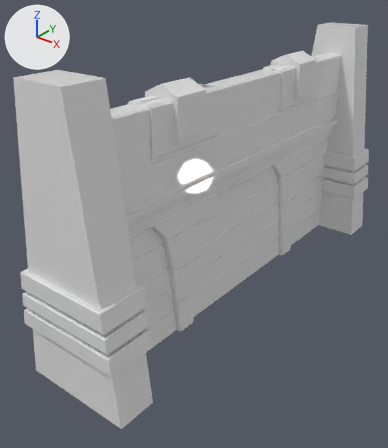
Two versions of the OBJ model Assets/KoboldKare/Models/City/CityWall.obj, one commit apart.
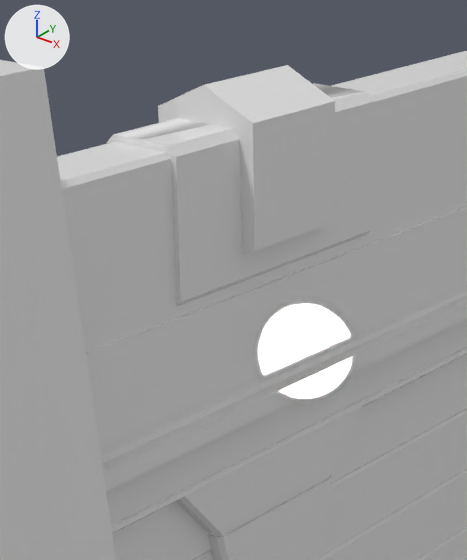
The first picture shows the older version from a 50 mm lens placed at (4.0, -6.02, 4.49), pointed at (-0.3, -0.64, 1.16). The close-ups show both versions on the part from 23% to 65% of the width and 12% to 55% of the height of that picture; other places that the commit changed are outside them. Arrows for +X, +Y and +Z are at upper left; the lights stay in place. Where no turn or scale is listed for an object, it has been applied to the vertices.

Names of what the first close-up shows: 'CityWall'.
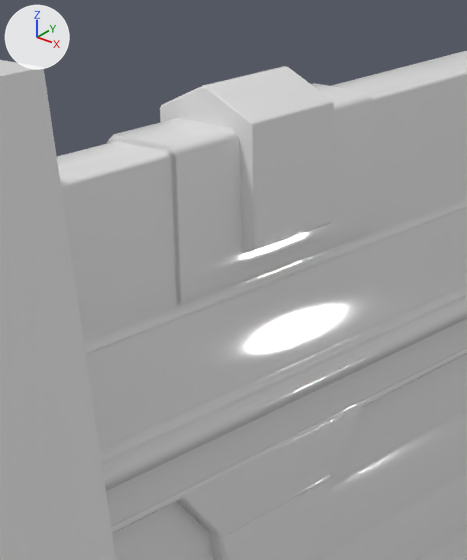
Boxes (x1, y1, x2, y2) around the edits, measured in the close-ups (467 x 560 px):
'CityWall', surface changed, reshaped
    both: (0, 51, 467, 560)
part 1 of me_citywall, rebuilt
    before: (158, 65, 335, 254)
    after: (160, 66, 334, 253)

Patch to the scene script:
```diff
--- a/Assets/KoboldKare/Models/City/CityWall.obj.py
+++ b/Assets/KoboldKare/Models/City/CityWall.obj.py
@@ mat_none @@
 mat_none.base_color = (0.8, 0.8, 0.8)  # white #e7e7e7
-mat_none.roughness = 0.0
+mat_none.roughness = 0.0513
@@ me_citywall @@
 # used by ob_citywall; location = (0.0, 0.0, 0.0)
-me_citywall.from_pydata(...)  # 893 vertices, 1338 faces; spans x -0.74..0.74, y -3.25..3.24, z 0.0..3.57
+me_citywall.from_pydata(...)  # 1365 vertices, 1286 faces; spans x -0.74..0.74, y -3.25..3.24, z 0.0..3.57
+# me_citywall part 1: the loose piece of 12 vertices spanning x -0.24..0.24, y -1.6..-1.1, z 2.62..3.31 is rebuilt with 40 vertices and now spans x -0.24..0.24, y -1.6..-1.1, z 2.62..3.3
+# me_citywall part 2: the surface is now shaded smooth
 me_citywall.materials.append(mat_none)
```
